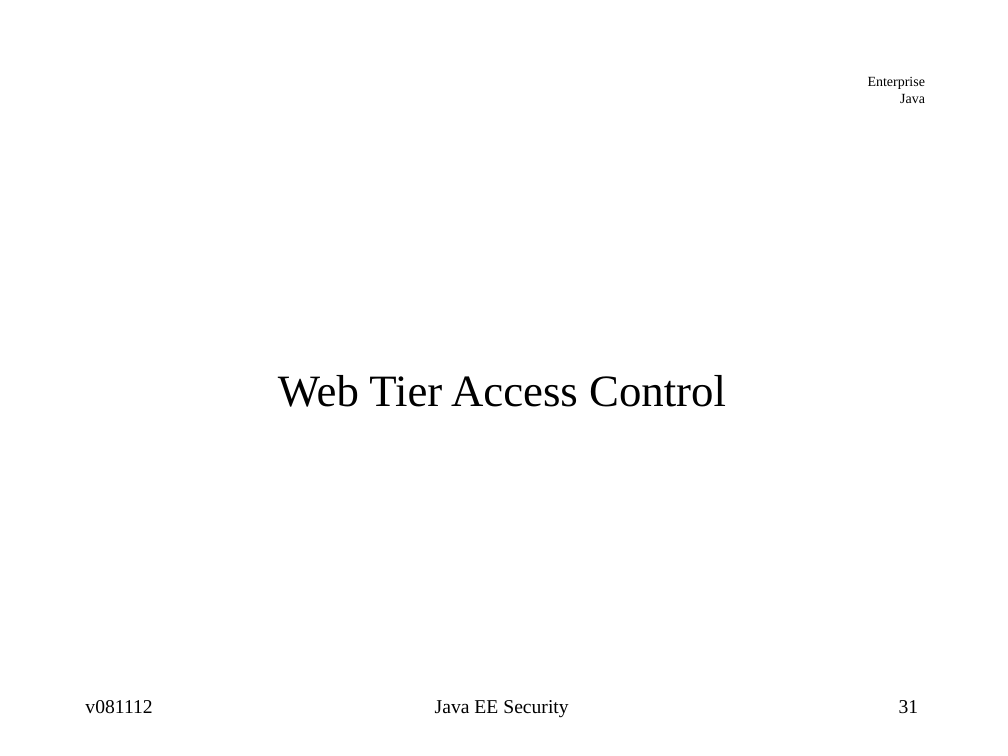
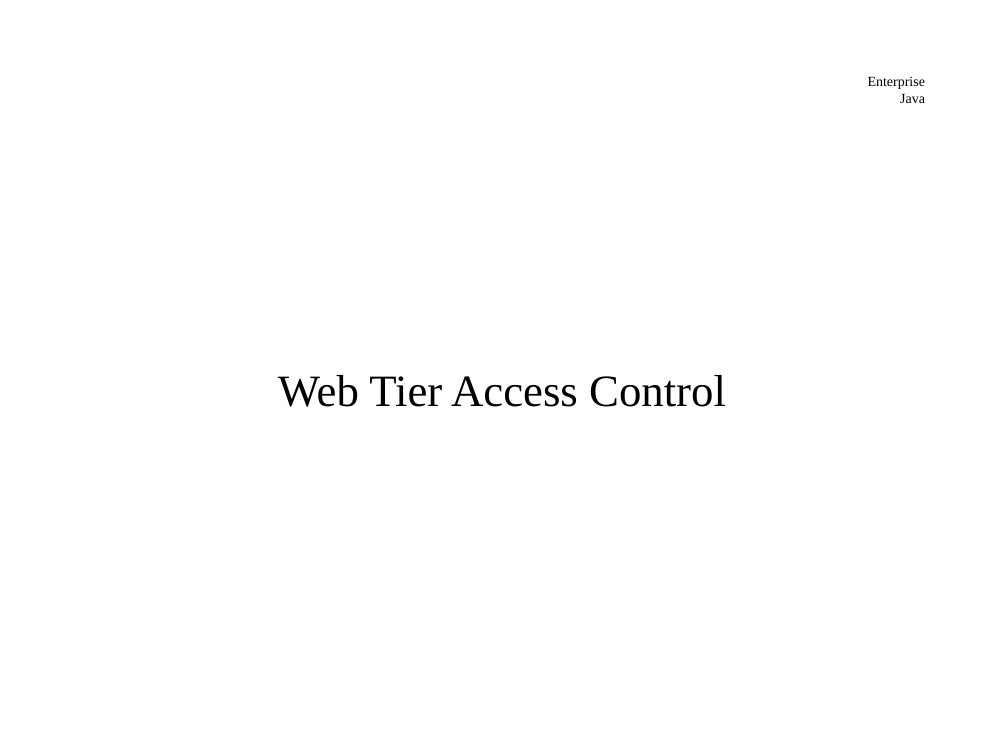
Before and after one commit to jcstaff/ejava-javaee, a slide deck: slide 31 of securePing/src/site/resources/lectures/javaeeSecurity.ppt. Drawn at 1008x756 pixels with LibreOffice and Linux fonts; fonts in the diff are those of the drawing. Boxes give left, top, right and bottom in pixels: in the first picture for what was removed or moved away, otherwise in the second. Text is boxed around its words. In the diff, an @@ line names an element or a change of style, - is before the commit and + after.

```diff
--- a/securePing/src/site/resources/lectures/javaeeSecurity.ppt
+++ b/securePing/src/site/resources/lectures/javaeeSecurity.ppt
@@ text removed at (85,700,152,714) @@
-v081112
@@ text removed at (435,700,568,718) @@
-Java EE Security
@@ page number removed at (899,700,919,714) @@
-31
```
Also in this commit, not shown: 45 other slides changed, 9 other files.
